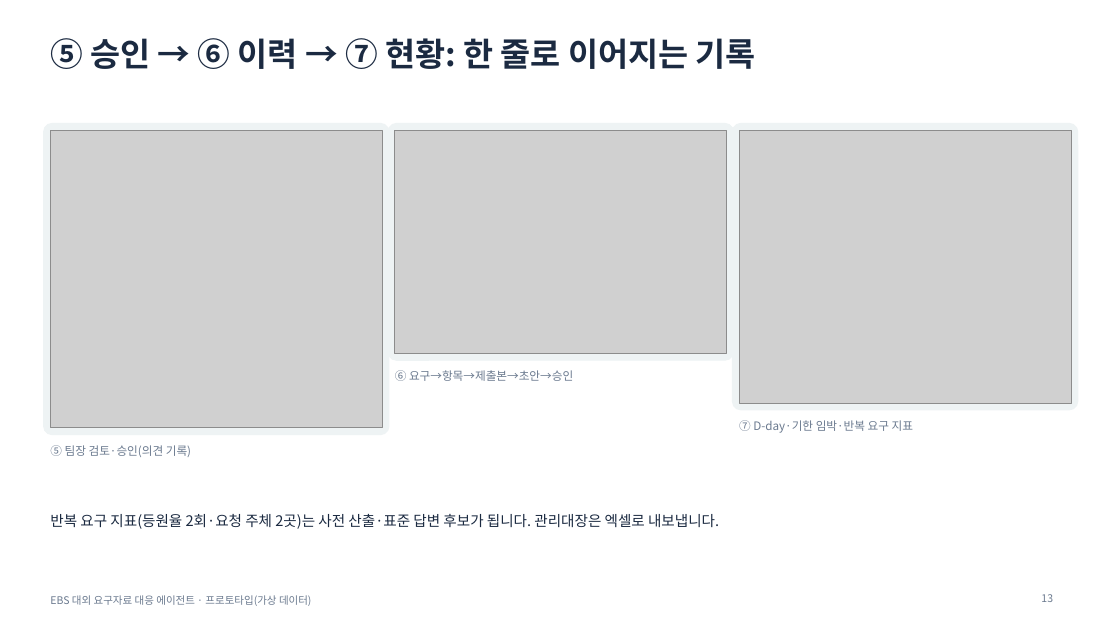
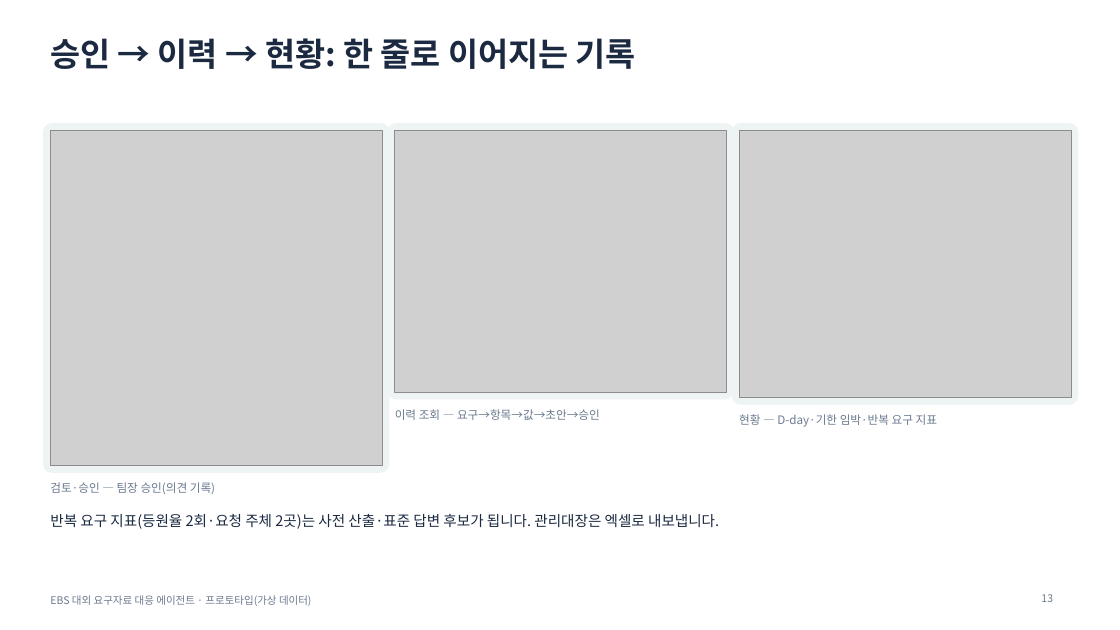
Before and after one commit to lts134/ebsjajucenter, a slide deck: slide 13 of app/docs/발표자료_EBS_요구자료대응에이전트.pptx. Drawn at 1120x630 pixels with LibreOffice and Linux fonts; fonts in the diff are those of the drawing; grey boxes stand for pictures. Boxes give left, top, right and bottom in pixels: in the first picture for what was removed or moved away, otherwise in the second. Text is boxed around its words. In the diff, an @@ line names an element or a change of style, - is before the commit and + after.

```diff
--- a/app/docs/발표자료_EBS_요구자료대응에이전트.pptx
+++ b/app/docs/발표자료_EBS_요구자료대응에이전트.pptx
@@ title at (x1=50, y1=38, x2=636, y2=69): text changed @@
-⑤ 승인 → ⑥ 이력 → ⑦ 현황: 한 줄로 이어지는 기록
+승인 → 이력 → 현황: 한 줄로 이어지는 기록
@@ rounded rectangle resized from (x1=44, y1=124, x2=389, y2=434) to (x1=44, y1=124, x2=389, y2=472) @@
@@ picture resized from (x1=50, y1=130, x2=382, y2=428) to (x1=50, y1=130, x2=382, y2=465) @@
@@ proportions changed in 3 elements at (x1=733, y1=124, x2=1078, y2=404), (x1=44, y1=124, x2=389, y2=472), (x1=388, y1=124, x2=734, y2=399) @@
@@ rounded rectangle resized from (x1=388, y1=124, x2=734, y2=360) to (x1=388, y1=124, x2=734, y2=399) @@
@@ picture resized from (x1=395, y1=130, x2=727, y2=354) to (x1=395, y1=130, x2=727, y2=392) @@
@@ rounded rectangle resized from (x1=733, y1=124, x2=1078, y2=410) to (x1=733, y1=124, x2=1078, y2=404) @@
@@ picture resized from (x1=739, y1=130, x2=1071, y2=403) to (x1=739, y1=130, x2=1071, y2=397) @@
@@ text at (x1=395, y1=409, x2=600, y2=420): text changed @@
-⑥ 요구→항목→제출본→초안→승인
+이력 조회 — 요구→항목→값→초안→승인
@@ text at (x1=739, y1=414, x2=937, y2=427): text changed @@
-⑦ D-day·기한 임박·반복 요구 지표
+현황 — D-day·기한 임박·반복 요구 지표
@@ text at (x1=50, y1=482, x2=215, y2=494): text changed @@
-⑤ 팀장 검토·승인(의견 기록)
+검토·승인 — 팀장 승인(의견 기록)
```
Also in this commit, not shown: 12 other slides changed, 34 other files.
